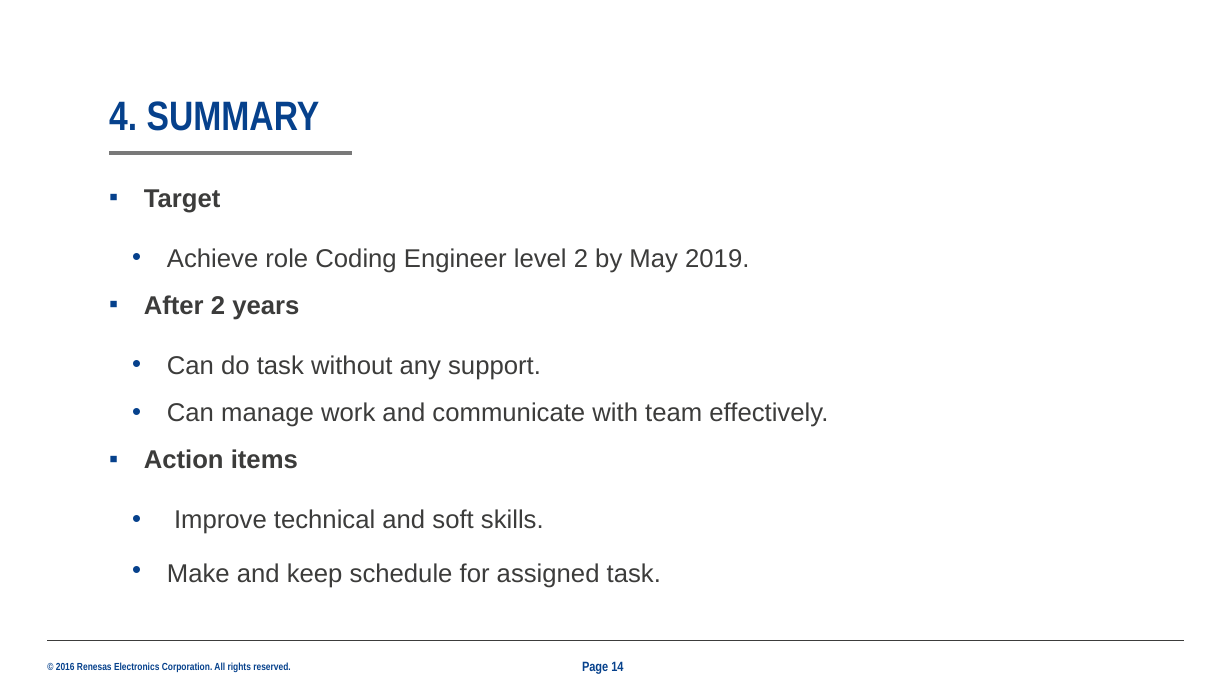
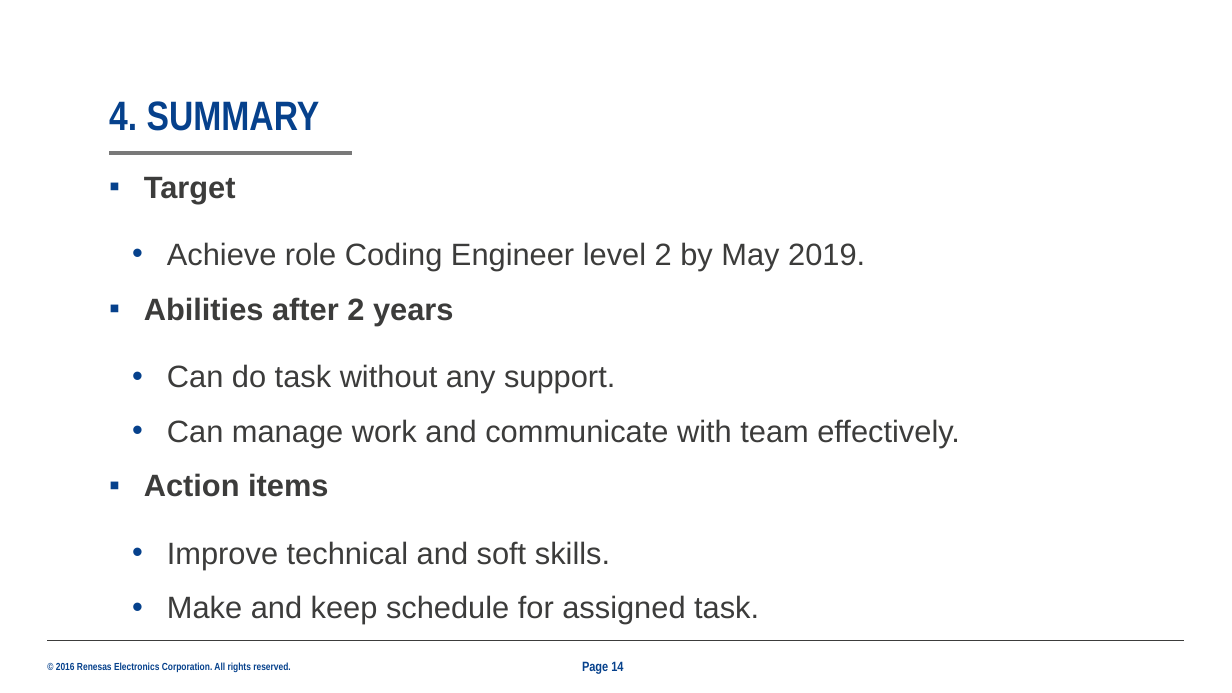
Before and after one commit to trankha/pre1, a slide deck: slide 14 of 25G_Presentation.pptx. Drawn at 1232x693 pixels with LibreOffice and Linux fonts; fonts in the diff are those of the drawing; background and template pictures are left out. Boxes give left, top, right and bottom in pixels: in the first picture for what was removed or moved away, otherwise in the second. Text is boxed around its words. In the diff, an @@ line names an element or a change of style, - is before the commit and + after.

```diff
--- a/25G_Presentation.pptx
+++ b/25G_Presentation.pptx
@@ text "Target": place and size @@
-text "Target" at (144,189,828,588)
+text "Target" at (144,177,960,624)
@@ text at (144,177,960,624): size 20 to 24 pt @@
@@ text at (144,297,454,325): text changed; size 20 to 24 pt @@
-▪ After 2 years
+▪ Abilities after 2 years
```
Also in this commit, not shown: 14 other slides changed.
